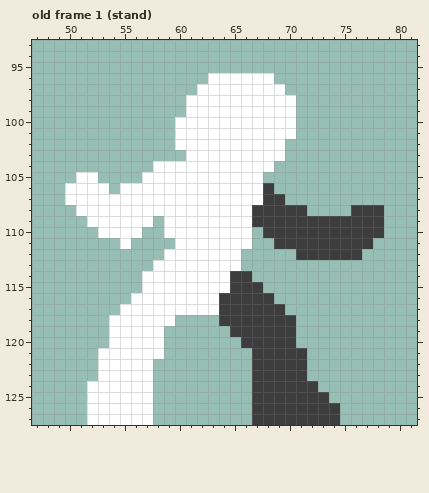
Pixel-art file: src/Unity/Fighters/Assets/Art/Sprites/Animations/knight.aseprite. The first picture shows the starting point.
128x128 pixels, 11 frames. Shown: old frame 1 (stand): x 47..81, y 93..127. The commit also changed other frames, which this record leaves out.
Once edited:
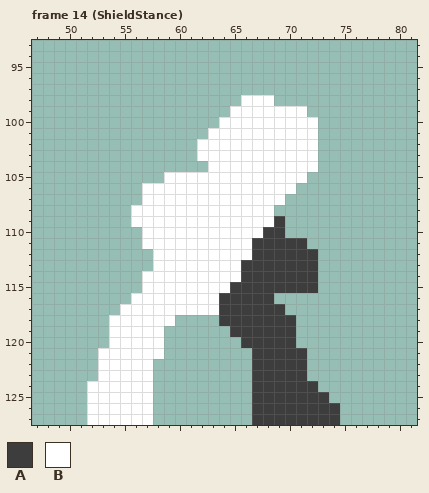
Palette (. is transparent): A #3d3d3d  B #ffffff
A new or re-ordered frame is compared with the old frame closest to it.
What changed:
frames 11 -> 80
Changed rows in their new state; - is an unchanged pixel.
Frame 14 (ShieldStance) is new; against old frame 1 (stand), layer "Layer 1":
first column x 50:
 96 -------------......----------
 97 ------------........---------
 98 -----------.....---..--------
 99 -----------....------B-------
100 ----------....-------BB------
101 ----------...--------BB------
102 ----------..--------BBB------
103 -----------.--------BBB------
104 --------.....------BBBB------
105 -..----..---------BBBB-------
106 ....-..-----------BBB--------
107 .......-----------BB---------
108 -.....-----------BB...----...
109 --....--B--------BB-.........
110 ---....BB--------B--.........
111 -----.-BBB-------AA---......-
112 --------B-------BAAAA--....--
113 ----------------AAAAAAA------
114 ---------------B-AAAAAA------
115 ------------------AAAAA------
Boxes around the changes in both pictures, in picture pixels (x1, y1, x2, y2):
changed: (65, 73, 384, 293)
